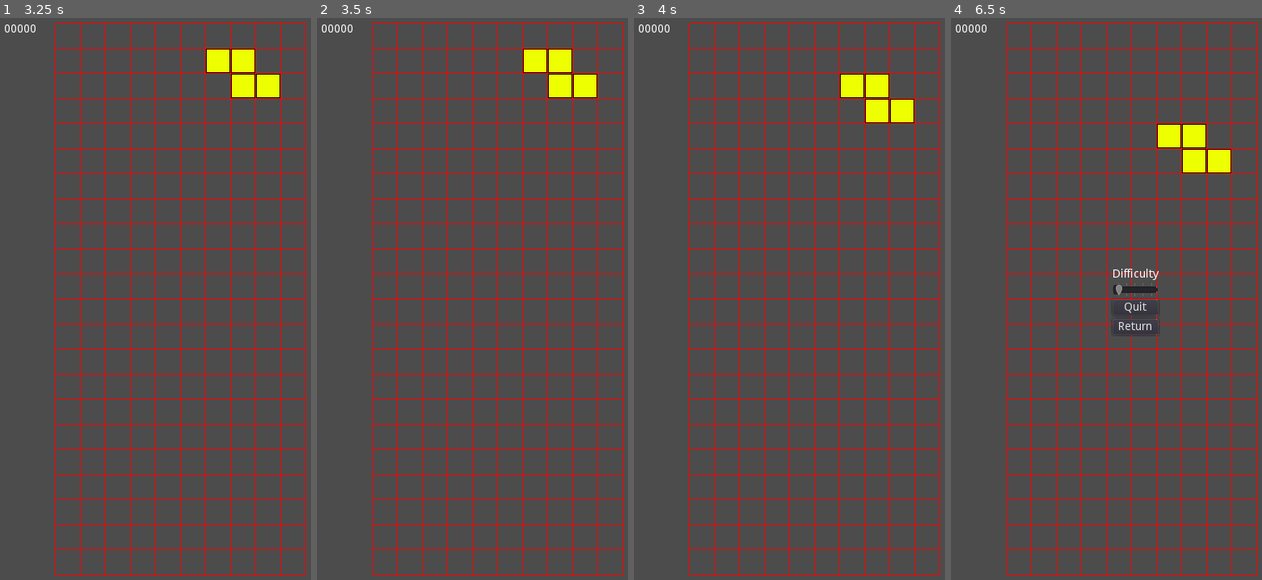
Above: before the commit, frames 1-4 (left to right).
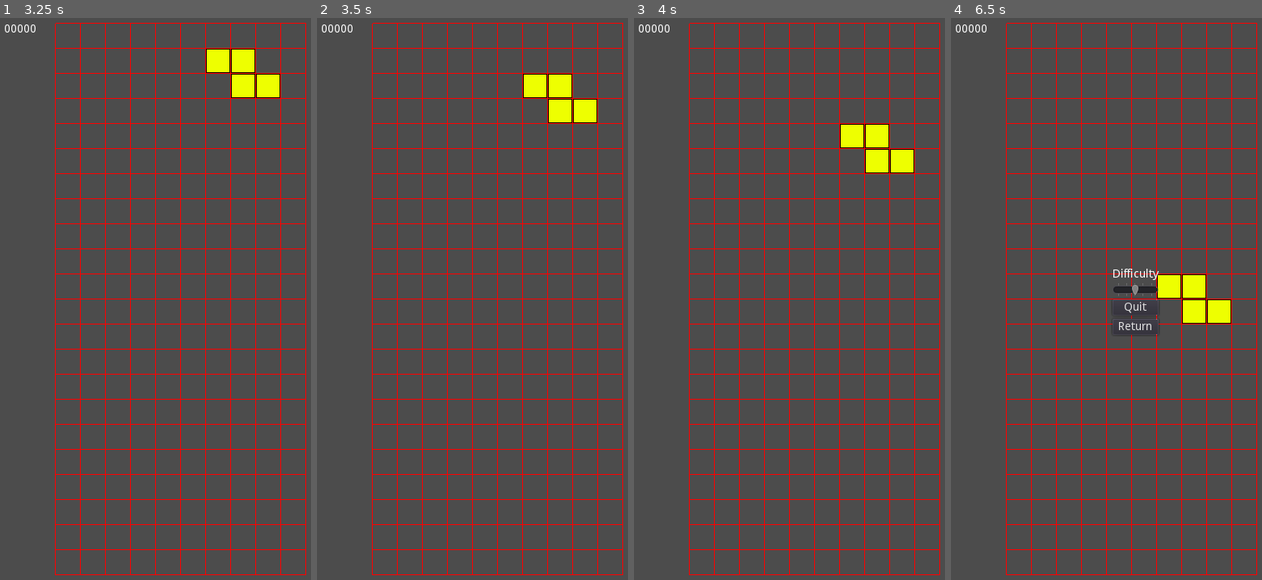
Above: after the commit, the same moments.

Repository: LaffertyDev/Shapes_Collider
Game: Godot game, scene res://main_menu/main_menu.tscn
Same seed, same stepped clock (60 frames per second), same inputs: the game is played once before the commit and once after it.
Inputs:
- Up to frame 1 (3.25 s): click "Options" at 0.5 s; click "Return" at 1.25 s; click "New Game" at 2 s; tap Enter at 2.75 s; hold Right (ui_right) from 2.78 s (still down)
- Up to frame 2 (3.5 s): keep holding Right (ui_right)
- Up to frame 3 (4 s): release Right (ui_right) at 3.53 s; hold Down (ui_down) from 3.53 s (still down)
- Up to frame 4 (6.5 s): tap Space at 4.25 s; release Down (ui_down) at 4.28 s; hold Right (ui_right) 4.28-5.78 s; tap Enter at 5 s; hold Left (ui_left) from 5.78 s (still down); tap Escape (ui_toggle_menu) at 6.4 s

Frame 1 is identical in both runs. In frame 2, 2.0% of the frame differs, in the area x 66-91%, y 5-19%; in frame 3, 2.7%; in frame 4, 2.8%, in the area x 52-91%, y 18-55%.

Commit message:
set difficulty timer on menu init

Diff:
--- a/options_menu/options_menu.gd
+++ b/options_menu/options_menu.gd
@@ -16,6 +16,9 @@
 #go back to main menu only if we are not in a game
 func _on_exit_button_pressed():
 	close(!isInGame)
+
+func set_ui_difficulty(difficulty):
+	$HBoxContainer/VBoxContainer/difficulty_slider.value = difficulty
 
 func mark_menu_as_game():
 	isInGame = true
--- a/shapes_board/shapes_board.gd
+++ b/shapes_board/shapes_board.gd
@@ -3,6 +3,7 @@
 # tetris generally has a 10x22 grid size
 export(int) var GridWidth = 10 # X
 export(int) var GridDepth = 22 # Y, bottom right = (9, 21)
+export(int) var CurrentDifficulty = 3
 var rng
 var current_shape;
 
@@ -21,6 +22,7 @@
 	for x in GridWidth:
 		shapes_grid[x] = []
 		shapes_grid[x].resize(GridDepth)
+	$ShapeTimer.wait_time = _difficulty_To_Timer(CurrentDifficulty)
 
 func _unhandled_input(event):
 	if !is_paused():
@@ -46,6 +48,7 @@
 			options_menu.connect("menu_open", self, "_handle_menu_open")
 			options_menu.connect("menu_closed", self, "_handle_menu_closed")
 			get_parent().add_child(options_menu);
+			options_menu.set_ui_difficulty(CurrentDifficulty)
 			options_menu.mark_menu_as_game()
 		else:
 			get_tree().call_group("menu", "close", false) # tell menu to close without going to main menu
@@ -56,20 +59,25 @@
 func _handle_menu_closed():
 	$ShapeTimer.start()
 
-func _on_Difficulty_Change(difficulty):
+func _difficulty_To_Timer(difficulty):
 	match difficulty:
 		1:
-			$ShapeTimer.wait_time = 1.0
+			return 1.0
 		2:
-			$ShapeTimer.wait_time = 0.6
+			return 0.6
 		3:
-			$ShapeTimer.wait_time = 0.4
+			return 0.4
 		4:
-			$ShapeTimer.wait_time = 0.15
+			return 0.15
 		5:
-			$ShapeTimer.wait_time = 0.05
+			return 0.05
 		_:
 			print("Invalid Difficulty Option")
+			return 0.001
+
+func _on_Difficulty_Change(difficulty):
+	CurrentDifficulty = difficulty
+	$ShapeTimer.wait_time = _difficulty_To_Timer(difficulty)
 
 func _on_ShapeTimer_timeout():
 	if !can_move_down(current_shape):
--- a/shapes_board/shapes_board.tscn
+++ b/shapes_board/shapes_board.tscn
@@ -7,9 +7,6 @@
 [node name="Node2D" type="Node2D"]
 script = ExtResource( 1 )
 
-[node name="ShapeTimer" type="Timer" parent="."]
-autostart = true
-
 [node name="Grid" type="Node2D" parent="."]
 position = Vector2( 80, 16 )
 
@@ -18,5 +15,8 @@
 [node name="Control" parent="." instance=ExtResource( 3 )]
 anchor_right = 0.0
 anchor_bottom = 0.0
+
+[node name="ShapeTimer" type="Timer" parent="."]
+autostart = true
 [connection signal="score_points" from="." to="Control" method="_on_Score_Update"]
 [connection signal="timeout" from="ShapeTimer" to="." method="_on_ShapeTimer_timeout"]
